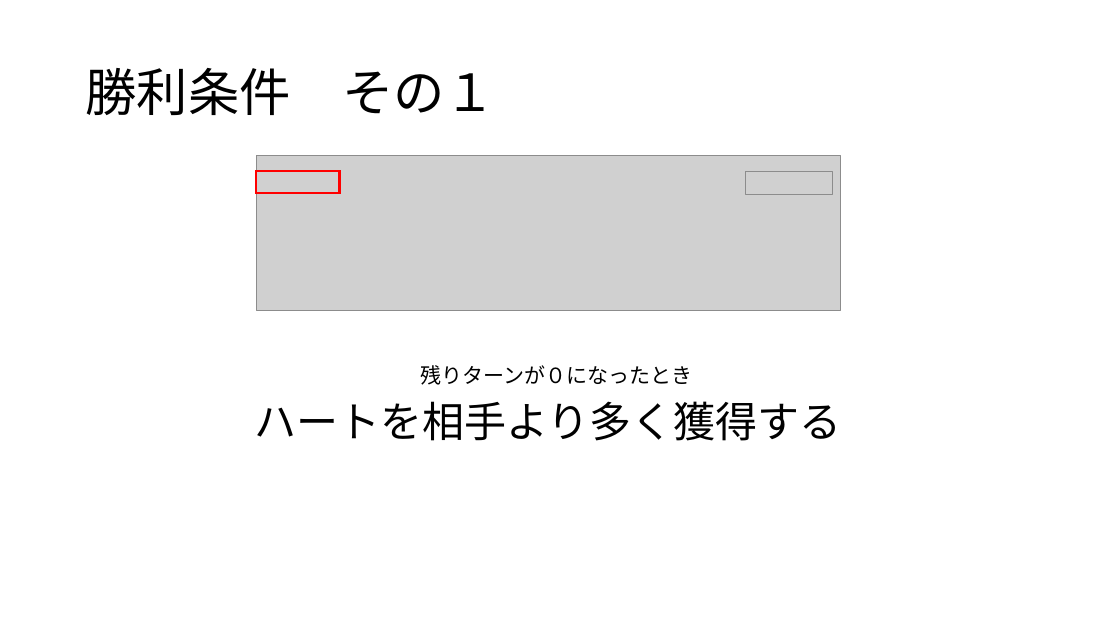
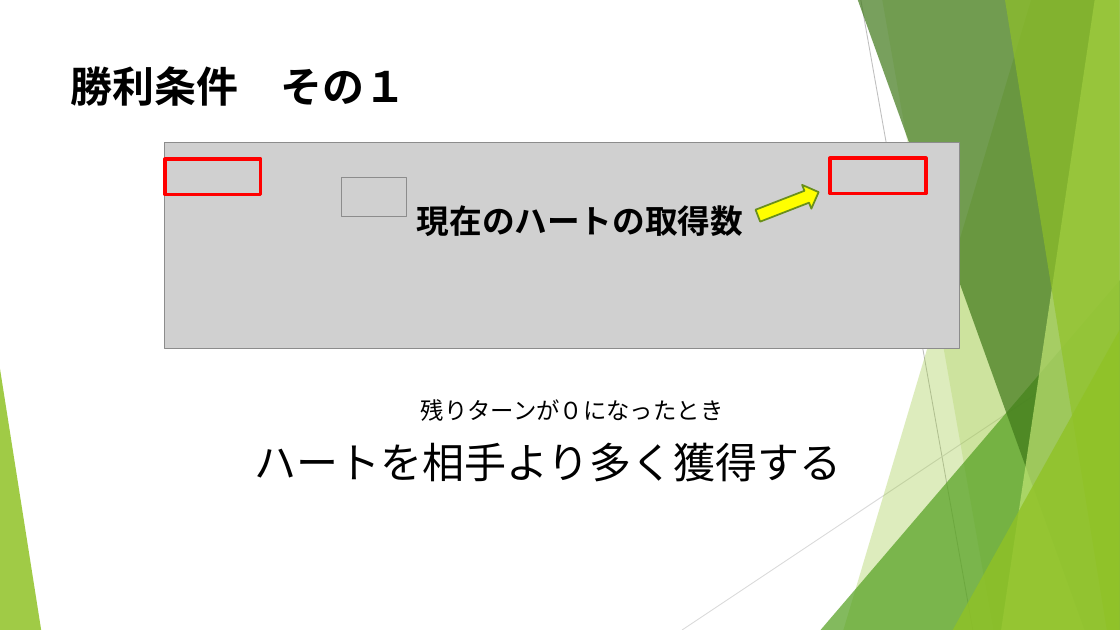
Before and after one commit to noko1024/ChaserDoc, a slide deck: slide 10 of New_U-16.pptx (slide 9 before the commit). Drawn at 1120x630 pixels with LibreOffice and Linux fonts; fonts in the diff are those of the drawing; grey boxes stand for pictures. Boxes give left, top, right and bottom in pixels: in the first picture for what was removed or moved away, otherwise in the second. Text is boxed around its words. In the diff, an @@ line names an element or a change of style, - is before the commit and + after.

```diff
--- a/New_U-16.pptx
+++ b/New_U-16.pptx
@@ title "勝利条件 その１": place and size @@
-title "勝利条件 その１" at bbox=[85, 68, 496, 115]
+title "勝利条件 その１" at bbox=[71, 66, 407, 106]
@@ title "勝利条件 その１" at bbox=[71, 66, 407, 106]: size 44 to 36 pt, font Noto Sans CJK JP to Cabin, bold on; line spacing 0.9 to 1; vertical alignment middle to top @@
@@ picture: place and size @@
-picture at bbox=[256, 155, 841, 311]
+picture at bbox=[165, 142, 960, 349]
@@ rectangle: place and size @@
-rectangle at bbox=[256, 171, 340, 193]
+rectangle at bbox=[165, 160, 260, 195]
@@ rectangle at bbox=[165, 160, 260, 195]: outline #FF0000 2.25 pt to #FF0000 3 pt @@
@@ picture added at bbox=[341, 177, 407, 217] @@
@@ picture removed at bbox=[746, 171, 833, 195] @@
@@ rectangle added at bbox=[830, 158, 926, 193], outline #FF0000 3 pt @@
@@ text added at bbox=[417, 205, 743, 236], 28 pt, text #000000, bold @@
+現在のハートの取得数
@@ right arrow added at bbox=[754, 181, 824, 228], fill #FFFF00, outline #6B901C 1.5 pt @@
@@ group added at bbox=[0, 0, 1120, 630]: 5 freeform shapes, 3 triangles, 2 lines @@
@@ text "残りターンが０になったとき": place and size @@
-text "残りターンが０になったとき" at bbox=[421, 365, 693, 385]
+text "残りターンが０になったとき" at bbox=[421, 399, 724, 421]
@@ text "残りターンが０になったとき" at bbox=[421, 399, 724, 421]: size 18 to 20 pt, font Noto Sans CJK JP to Cabin @@
@@ text "ハートを相手より多く獲得する": place and size @@
-text "ハートを相手より多く獲得する" at bbox=[254, 401, 841, 441]
+text "ハートを相手より多く獲得する" at bbox=[254, 442, 841, 482]
@@ text "ハートを相手より多く獲得する" at bbox=[254, 442, 841, 482]: font Noto Sans CJK JP to Cabin @@
```
Also in this commit, not shown: 15 other slides changed, 6 slides added.
